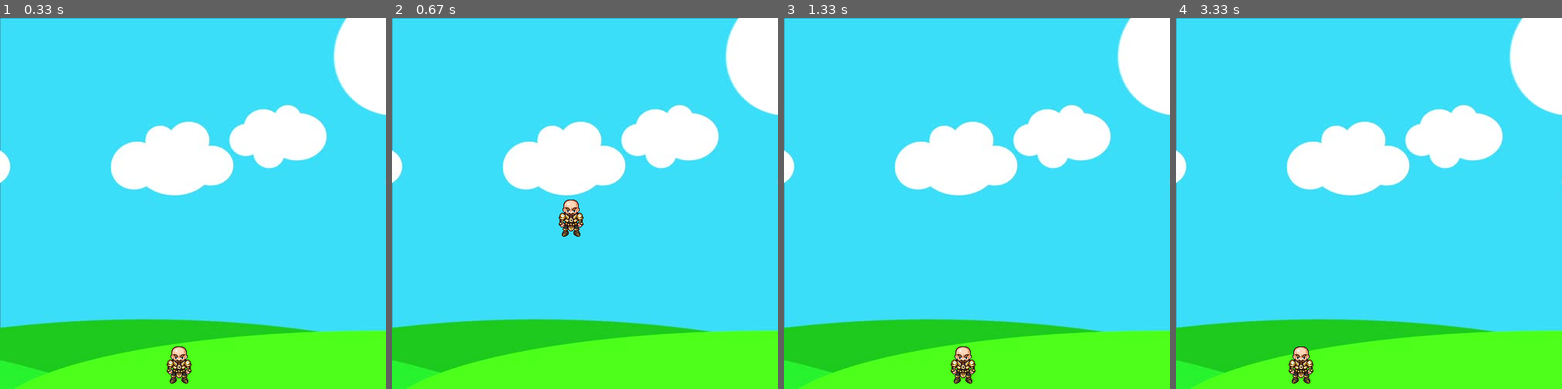
Above: before the commit, frames 1-4 (left to right).
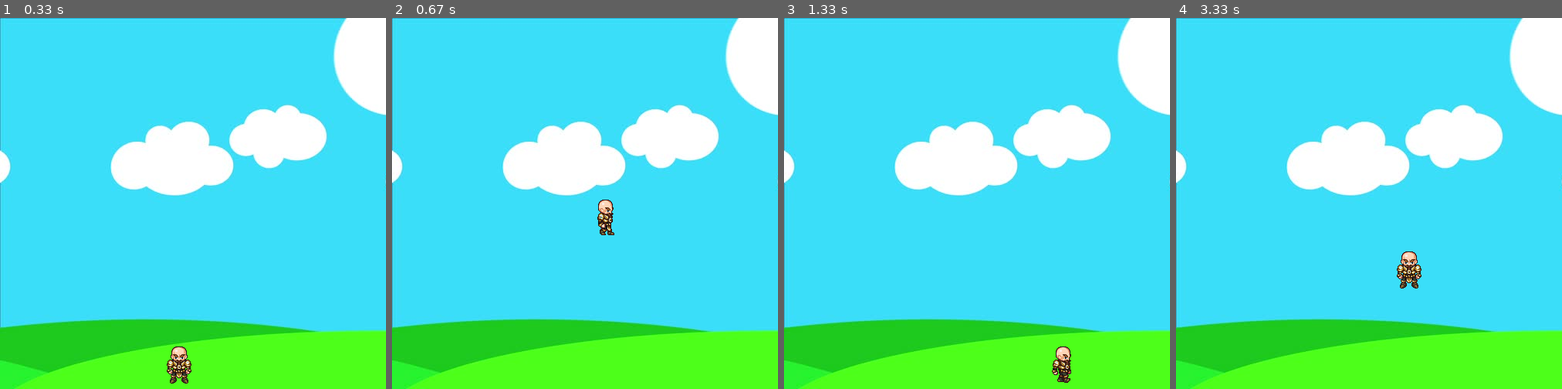
Above: after the commit, the same moments.

Repository: samspark345/Shooting_game-Pygame-
Game: pygame game, started from game.py
Two runs of this game, one before a commit and one after it. Both use one fixed random seed, a clock stepped at 60 frames per second and the inputs below.
Inputs:
- Up to frame 1 (0.33 s): no input
- Up to frame 2 (0.67 s): hold Space from 0.33 s (still down); hold Right from 0.33 s (still down)
- Up to frame 3 (1.33 s): release Space at 0.8 s; release Right at 0.8 s; hold Right 0.83-1.3 s
- Up to frame 4 (3.33 s): tap Space at 1.33 s; hold Right 1.67-2.13 s; hold A 2.17-2.7 s; hold Left 2.73-3.13 s; hold W from 3.17 s (still down)

Frame 1 is identical in both runs. In frame 2, 0.8% of the frame differs, in the area x 43-58%, y 48-59%; in frame 3, 0.8%; in frame 4, 0.9%, in the area x 29-64%, y 62-99%.

Commit message:
Moved player actions to the Actor

Diff:
--- a/actor.py
+++ b/actor.py
@@ -13,18 +13,18 @@
         self.right = False
         self.walkCount = 0
         self.jumpCount = 10
-        self.walkRight = []
-        self.walkLeft = []
+        self.walkRightSprites = []
+        self.walkLeftSprites = []
         self.standing = None
         self.role = role
 
     #create walkRight image array
     def setup(self):
         for num in range(1,10) :
-            self.walkRight.append(pygame.image.load('img/'+self.role +'/right_walk/R'+str(num)+'.png'))
+            self.walkRightSprites.append(pygame.image.load('img/'+self.role +'/right_walk/R'+str(num)+'.png'))
 
         for num in range(1,10) :
-            self.walkLeft.append(pygame.image.load('img/'+self.role +'/left_walk/L'+str(num)+'.png'))
+            self.walkLeftSprites.append(pygame.image.load('img/'+self.role +'/left_walk/L'+str(num)+'.png'))
 
         #there is no standing for the enemy though?
         self.standing = pygame.image.load('img/'+self.role +'/standing.png')
@@ -35,22 +35,49 @@
             self.walkCount = 0
 
         if self.left:
-            win.blit(self.walkLeft[self.walkCount//3], (self.x, self.y))
+            win.blit(self.walkLeftSprites[self.walkCount//3], (self.x, self.y))
             self.walkCount += 1
         elif self.right:
-            win.blit(self.walkRight[self.walkCount//3], (self.x, self.y))
+            win.blit(self.walkRightSprites[self.walkCount//3], (self.x, self.y))
             self.walkCount += 1
         else:
             win.blit(self.standing, (self.x, self.y))
 
     def walkLeft(self):
-        pass
+        if self.x > self.vel:
+            self.x -= self.vel
+            self.left = True
+            self.right = False
 
     def walkRight(self):
-        pass
+        if self.x < 500 - self.width - self.vel:
+            self.x += self.vel
+            self.right = True
+            self.left = False
 
-    def jump(self):
-        pass
+    def stop(self):
+        self.right = False
+        self.left = False
+        self.walkCount = 0
+
+    def jump(self, keys):
+        if not(self.isJump):
+            if keys[pygame.K_SPACE] or keys[pygame.K_w] or keys[pygame.K_UP]:
+                self.isJump = True
+                self.right = False
+                self.left = False
+                self.walkCount = 0
+        else:
+            if self.jumpCount >= -10:
+                neg = 1
+                if self.jumpCount < 0:
+                    neg = -1
+                self.y -= (self.jumpCount ** 2) * 0.5 * neg
+                self.jumpCount -= 1
+            else:
+                self.isJump = False
+                self.jumpCount = 10
+
 
 class Player(Actor):
     def __init__(self, x, y, width, height):
--- a/game.py
+++ b/game.py
@@ -16,12 +16,12 @@
 
     pygame.display.update()
 
-
 if __name__ == "__main__":
     player = Player(200, 410, 64, 64)
     player.setup()
+    run = True
 
-    while True:
+    while run:
         clock.tick(27)
 
         for event in pygame.event.get():
@@ -30,35 +30,16 @@
 
         keys = pygame.key.get_pressed()
 
-        if keys[pygame.K_a] and player.x > player.vel:
-            player.x -= player.vel
-            player.left = True
-            player.right = False
-        elif keys[pygame.K_d] and player.x < 500 - player.width - player.vel:
-            player.x += player.vel
-            player.right = True
-            player.left = False
+        if keys[pygame.K_a] or keys[pygame.K_LEFT]:
+            player.walkLeft()
+        elif keys[pygame.K_d] or keys[pygame.K_RIGHT]:
+            player.walkRight()
+        elif keys[pygame.K_x]:
+            run = False
         else:
-            player.right = False
-            player.left = False
-            player.walkCount = 0
+            player.stop()
 
-        if not(player.isJump):
-            if keys[pygame.K_SPACE]:
-                player.isJump = True
-                player.right = False
-                player.left = False
-                player.walkCount = 0
-        else:
-            if player.jumpCount >= -10:
-                neg = 1
-                if player.jumpCount < 0:
-                    neg = -1
-                player.y -= (player.jumpCount ** 2) * 0.5 * neg
-                player.jumpCount -= 1
-            else:
-                player.isJump = False
-                player.jumpCount = 10
+        player.jump(keys)
 
         redrawGameWindow()
 
